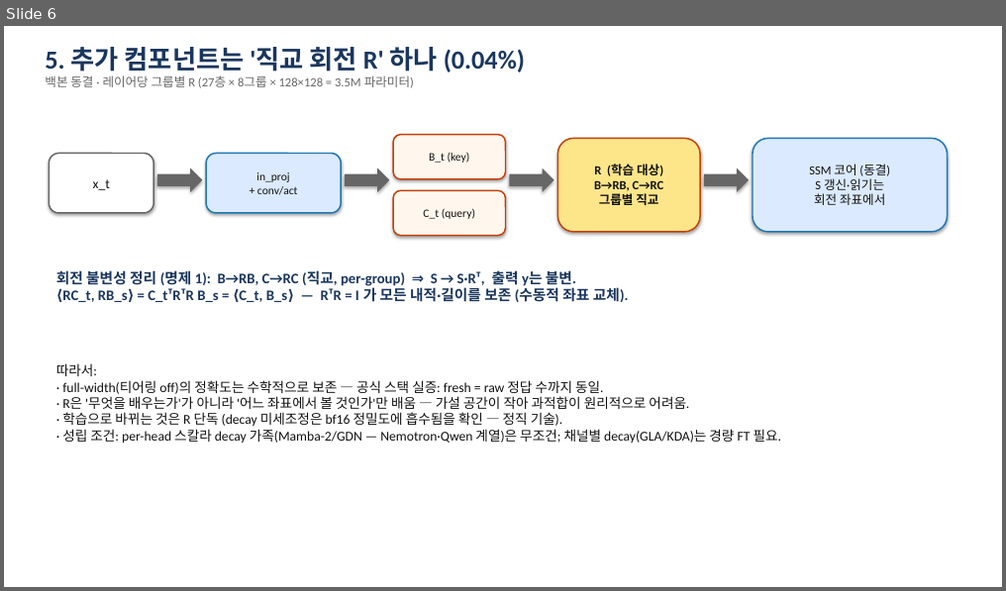
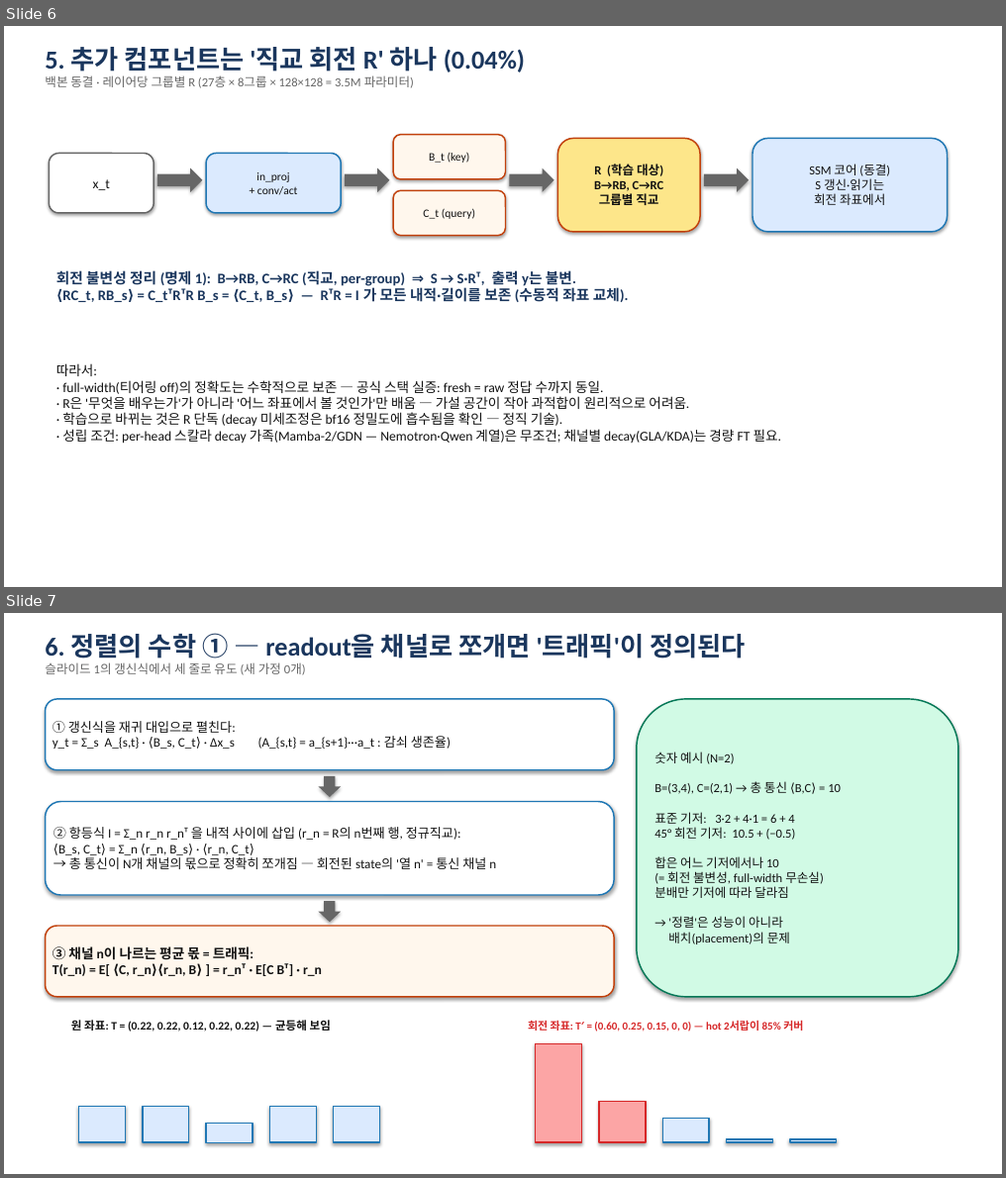
Before and after one commit to omin-Kwon/nested_ssm, a slide deck: docs/pitch_deck_tiering.pptx. Shown one above the other, each under a label of ours: slide 6 before the commit, slides 6 and 7 after it. The pictures are 1006x591 and 1006x1178 pixels, drawn with LibreOffice and Linux fonts; fonts in the diff are those of the drawing. Boxes give left, top, right and bottom in pixels: in the first picture for what was removed or moved away, otherwise in the second. Text is boxed around its words. In the diff, an @@ line names an element or a change of style, - is before the commit and + after.

```diff
--- a/docs/pitch_deck_tiering.pptx
+++ b/docs/pitch_deck_tiering.pptx
@@ slide 7 added at <box>4,613,1002,1174</box>, background #FFFFFF @@
@@ text added at <box>45,633,746,675</box>, 25 pt, text #1A365D, bold @@
+6. 정렬의 수학 ① — readout을 채널로 쪼개면 '트래픽'이 정의된다
+슬라이드 1의 갱신식에서 세 줄로 유도 (새 가정 0개)
@@ rounded rectangle added at <box>46,699,614,770</box>, fill #FFFFFF, outline #1F77B4 1.4 pt, 12.5 pt, text #111111 @@
+① 갱신식을 재귀 대입으로 펼친다:
+y_t = Σ_s A_{s,t} · ⟨B_s, C_t⟩ · Δx_s (A_{s,t} = a_{s+1}···a_t : 감쇠 생존율)
@@ rounded rectangle added at <box>637,699,958,997</box>, fill #D1FAE5, outline #047857 1.4 pt, 12 pt, text #111111 @@
+숫자 예시 (N=2)
+B=(3,4), C=(2,1) → 총 통신 ⟨B,C⟩ = 10
+표준 기저: 3·2 + 4·1 = 6 + 4
+45° 회전 기저: 10.5 + (−0.5)
+합은 어느 기저에서나 10
+(= 회전 불변성, full-width 무손실)
+분배만 기저에 따라 달라짐
+→ '정렬'은 성능이 아니라
+배치(placement)의 문제
@@ down arrow added at <box>319,776,341,797</box>, fill #666666 @@
@@ rounded rectangle added at <box>46,802,614,895</box>, fill #FFFFFF, outline #1F77B4 1.4 pt, 12.5 pt, text #111111 @@
+② 항등식 I = Σ_n r_n r_nᵀ 을 내적 사이에 삽입 (r_n = R의 n번째 행, 정규직교):
+⟨B_s, C_t⟩ = Σ_n ⟨r_n, B_s⟩ · ⟨r_n, C_t⟩
+→ 총 통신이 N개 채널의 몫으로 정확히 쪼개짐 — 회전된 state의 '열 n' = 통신 채널 n
@@ down arrow added at <box>319,901,341,922</box>, fill #666666 @@
@@ rounded rectangle added at <box>46,926,614,997</box>, fill #FFF7ED, outline #C2410C 1.4 pt, 13 pt, text #111111, bold @@
+③ 채널 n이 나르는 평균 몫 = 트래픽:
+T(r_n) = E[ ⟨C, r_n⟩⟨r_n, B⟩ ] = r_nᵀ · E[C Bᵀ] · r_n
@@ text added at <box>71,1020,331,1032</box>, 11 pt, text #111111, bold @@
+원 좌표: T = (0.22, 0.22, 0.12, 0.22, 0.22) — 균등해 보임
@@ text added at <box>528,1020,803,1032</box>, 10.5 pt, text #D62728, bold @@
+회전 좌표: T′ = (0.60, 0.25, 0.15, 0, 0) — hot 2서랍이 85% 커버
@@ rectangle added at <box>536,1045,582,1143</box>, fill #FCA5A5, outline #D62728 1.4 pt @@
@@ rectangle added at <box>79,1107,126,1143</box>, fill #DBEAFE, outline #1F77B4 1.4 pt @@
@@ rectangle added at <box>143,1107,189,1143</box>, fill #DBEAFE, outline #1F77B4 1.4 pt @@
@@ rectangle added at <box>269,1107,316,1143</box>, fill #DBEAFE, outline #1F77B4 1.4 pt @@
@@ rectangle added at <box>334,1107,380,1143</box>, fill #DBEAFE, outline #1F77B4 1.4 pt @@
@@ rectangle added at <box>599,1102,646,1143</box>, fill #FCA5A5, outline #D62728 1.4 pt @@
@@ rectangle added at <box>206,1124,252,1143</box>, fill #DBEAFE, outline #1F77B4 1.4 pt @@
@@ rectangle added at <box>662,1118,709,1143</box>, fill #DBEAFE, outline #1F77B4 1.4 pt @@
@@ rectangle added at <box>727,1140,773,1143</box>, fill #DBEAFE, outline #1F77B4 1.4 pt @@
@@ rectangle added at <box>790,1140,837,1143</box>, fill #DBEAFE, outline #1F77B4 1.4 pt @@
```
Also in this commit, not shown: 6 slides changed, 1 other slide added, 1 slide removed, 1 other file.
